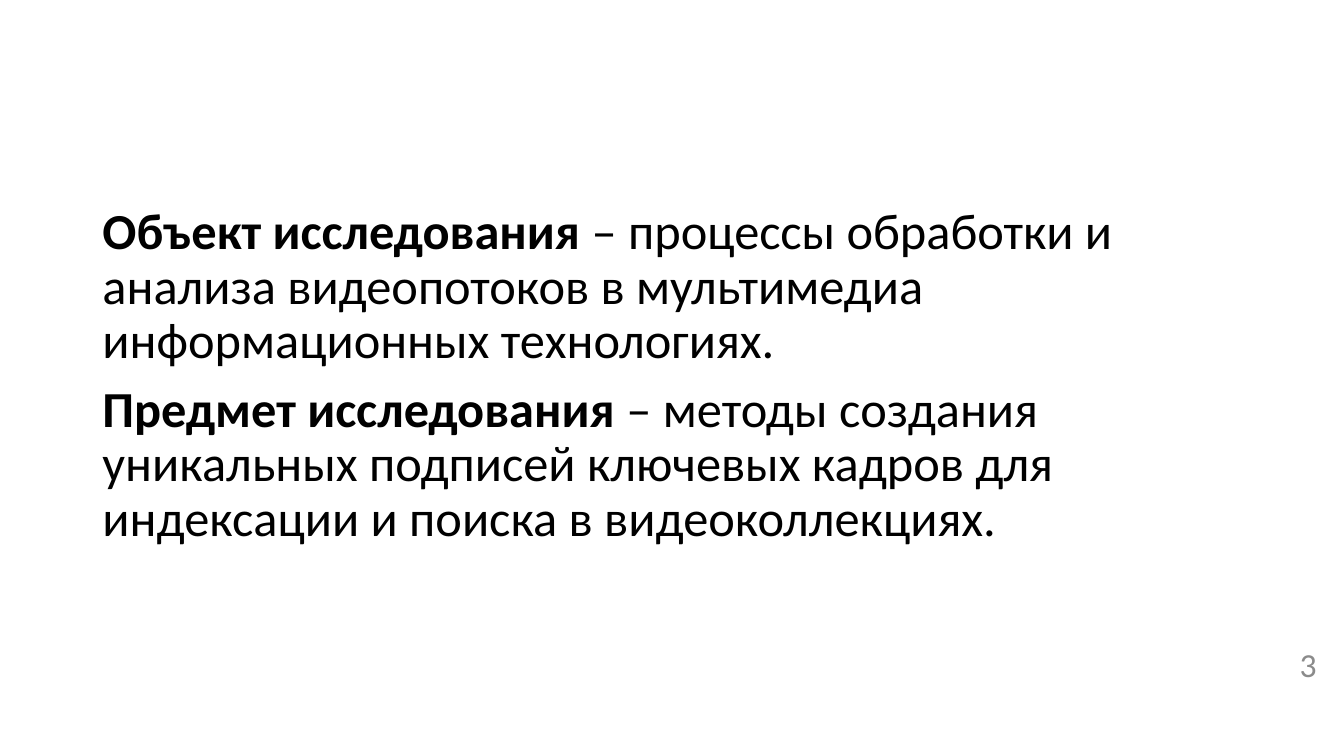
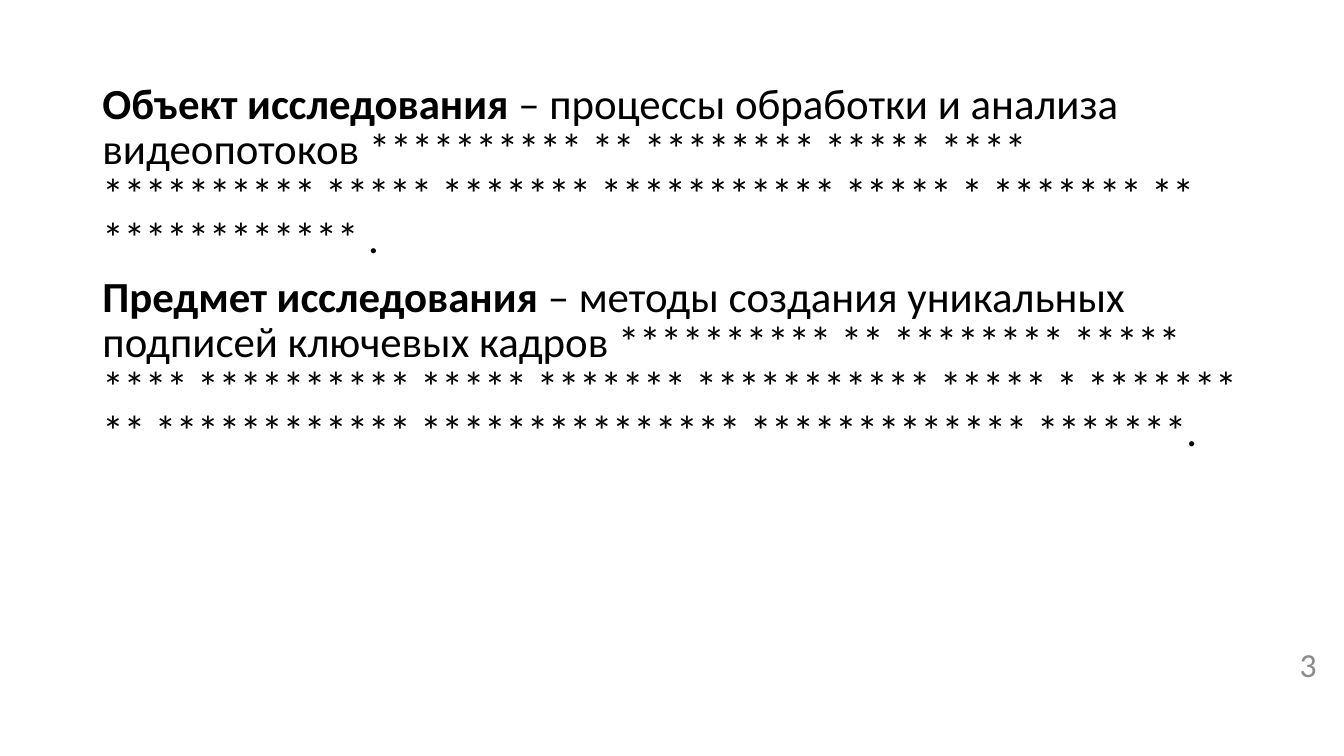
Before and after one commit to permCoding/Magistr-2022, a slide deck: slide 3 of 08-ВКР/как оформлять/Презентация-к-ВКР.pptx. Drawn at 1344x756 pixels with LibreOffice and Linux fonts; fonts in the diff are those of the drawing. Boxes give left, top, right and bottom in pixels: in the first picture for what was removed or moved away, otherwise in the second. Text is boxed around its words. In the diff, an @@ line names an element or a change of style, - is before the commit and + after.

```diff
--- a/08-ВКР/как оформлять/Презентация-к-ВКР.pptx
+++ b/08-ВКР/как оформлять/Презентация-к-ВКР.pptx
@@ text at (x1=102, y1=89, x2=1124, y2=364): text changed; size 36 to 30.6 pt @@
-Объект исследования – процессы обработки и анализа видеопотоков в мультимедиа информационных технологиях.
-Предмет исследования – методы создания уникальных подписей ключевых кадров для индексации и поиска в видеоколлекциях.
+Объект исследования – процессы обработки и анализа видеопотоков ********** ** ******** ***** **** ********** ***** ******* *********** ***** * ******* ** ************ .
+Предмет исследования – методы создания уникальных подписей ключевых кадров ********** ** ******** ***** **** ********** ***** ******* *********** ***** * ******* ** ************ *************** ************* *******.
```
Also in this commit, not shown: 8 other slides changed, 3 slides added, 2 slides removed.
